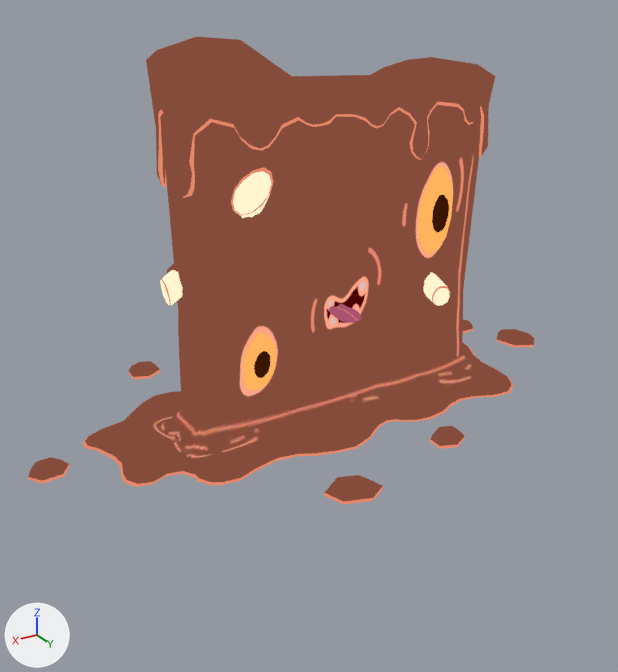
The glTF model godot/assets/models/battle/summons/WallOfChocolate.glb: old version first, new version second.
Before and after are seen from a 50 mm lens placed at (0.249, 0.387, 0.144), pointed at (0.011, -0.011, -0.055). Lighting does not change. The marker at lower left points along +X, +Y and +Z. The older version comes first.

In view in the first picture: 'ChocoWall', 'Toungue'.
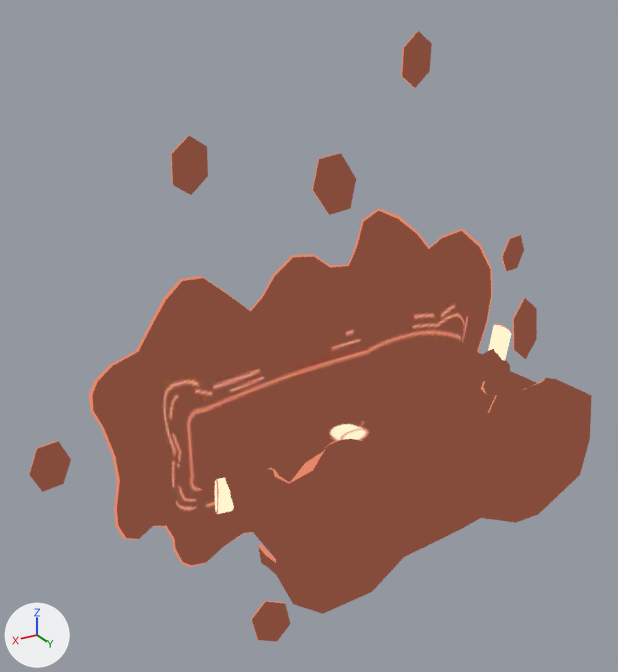
What differs and where, as boxes [x1, y1, x2, y2] in the pictures (618 x 672 px):
'ChocoWall', moved, rescaled, turned
    before: [28, 37, 534, 504]
    after: [29, 31, 592, 641]
'Toungue', moved (not visible afterwards)
    before: [329, 304, 361, 323]

The edits, one by one:
In object 'ChocoWall' (ob_chocowall), parent is no longer ob_wallofchocolate.
Object 'ChocoWall' (ob_chocowall) turns from (90, 0, 0) to (0, 0, 0) degrees about x, y and z.
Object 'ChocoWall' (ob_chocowall) moves from (0.0, 0.0, 0.0) to (-0.00151, 0.0, -0.0938).
Object 'ChocoWall' (ob_chocowall) is rescaled from (1.0, 1.0, 1.0) to (0.0399, 0.0399, 0.0658).
In object 'Toungue' (ob_toungue), parent is no longer ob_wallofchocolate.
